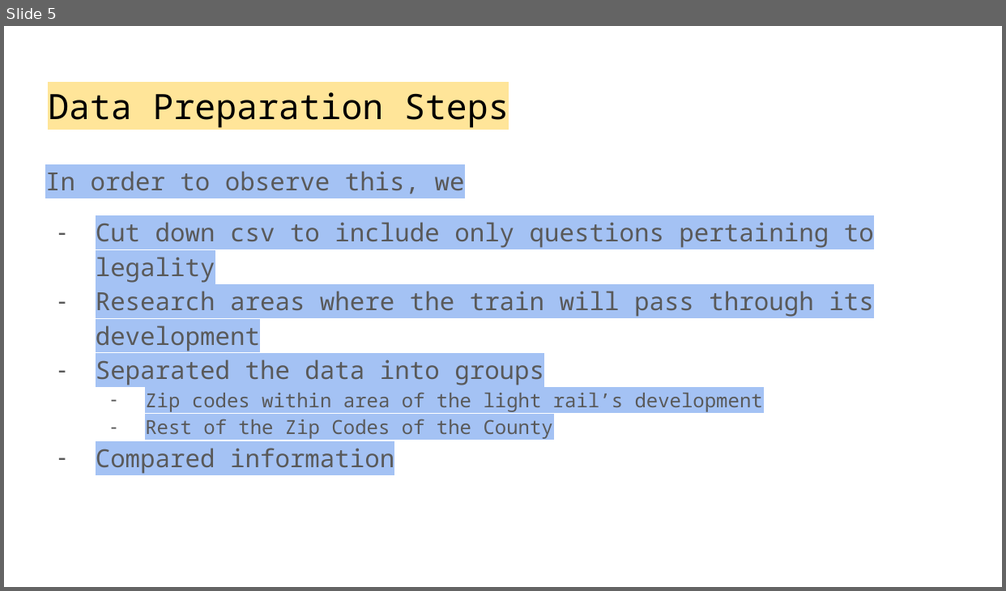
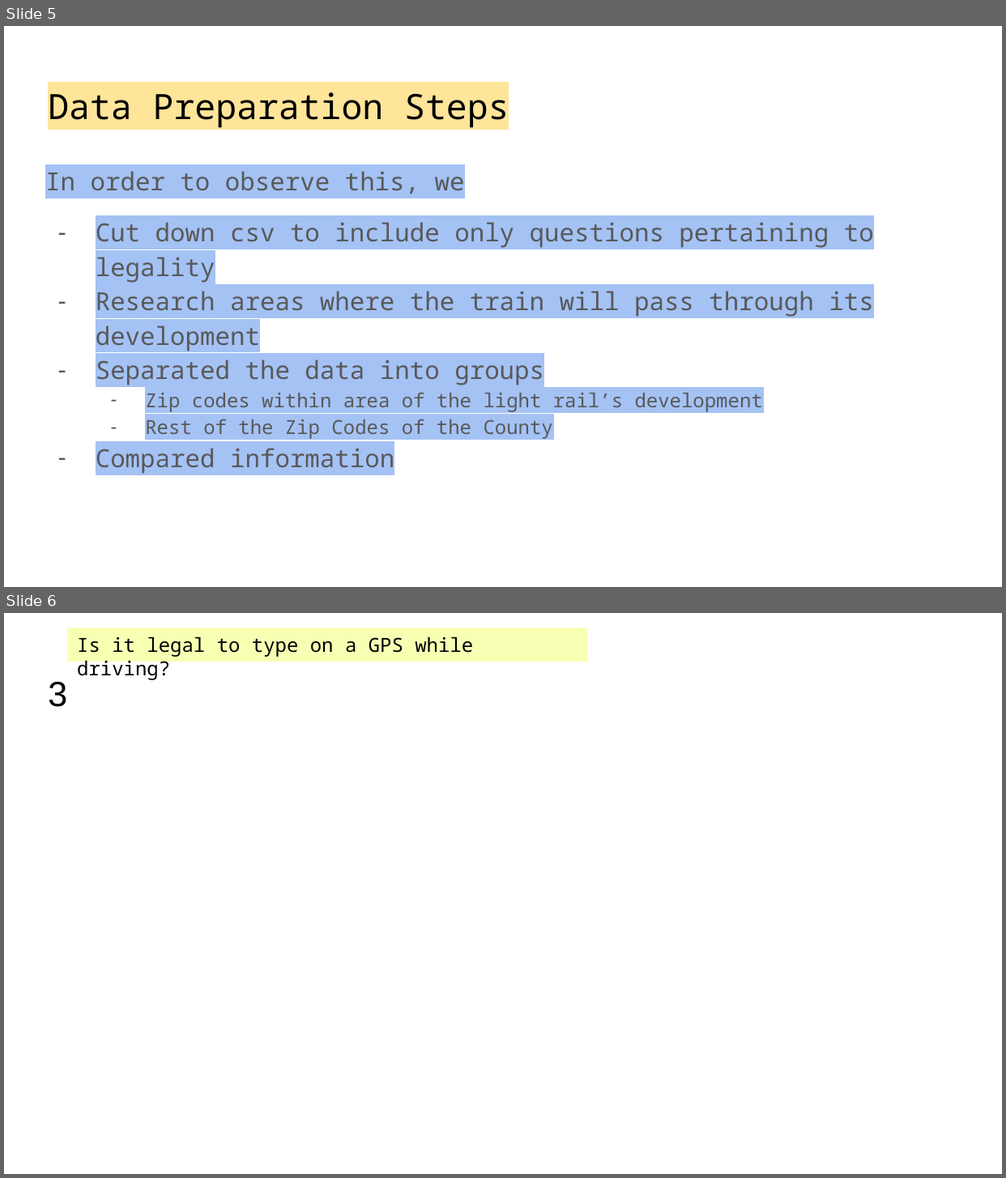
Before and after one commit to m254572/TEAMIC23045, a slide deck: TEAM IC23045.pptx. Shown one above the other, each under a label of ours: slide 5 before the commit, slides 5 and 6 after it. The pictures are 1006x591 and 1006x1178 pixels, drawn with LibreOffice and Linux fonts; fonts in the diff are those of the drawing; background and template pictures are left out. Boxes give left, top, right and bottom in pixels: in the first picture for what was removed or moved away, otherwise in the second. Text is boxed around its words. In the diff, an @@ line names an element or a change of style, - is before the commit and + after.

```diff
--- a/TEAM IC23045.pptx
+++ b/TEAM IC23045.pptx
@@ slide 6 added at (x1=4, y1=613, x2=1002, y2=1174), background picture (left out) @@
@@ rectangle added at (x1=67, y1=628, x2=586, y2=662), fill #F8FFB3, 14 pt, text #000000 @@
+Is it legal to type on a GPS while driving?
@@ title added at (x1=48, y1=682, x2=67, y2=707), 25.2 pt, text #000000 @@
+3
```
Also in this commit, not shown: 2 slides changed, 4 other slides added, 5 slides removed.
